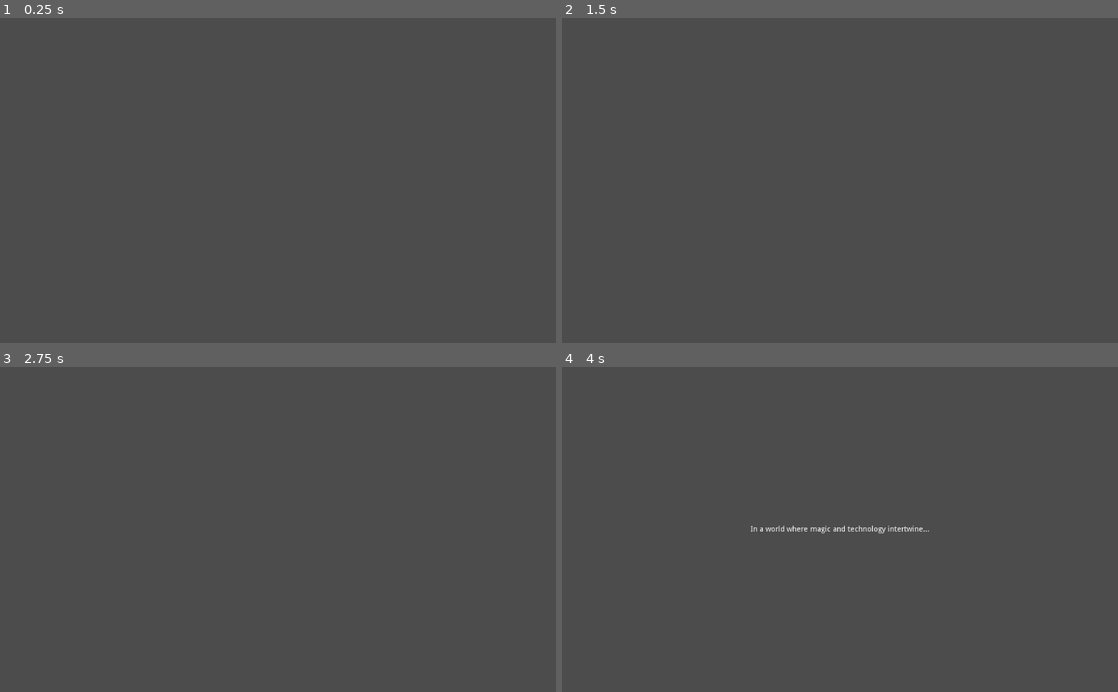
Above: before the commit, frames 1-4 (two rows, left to right).
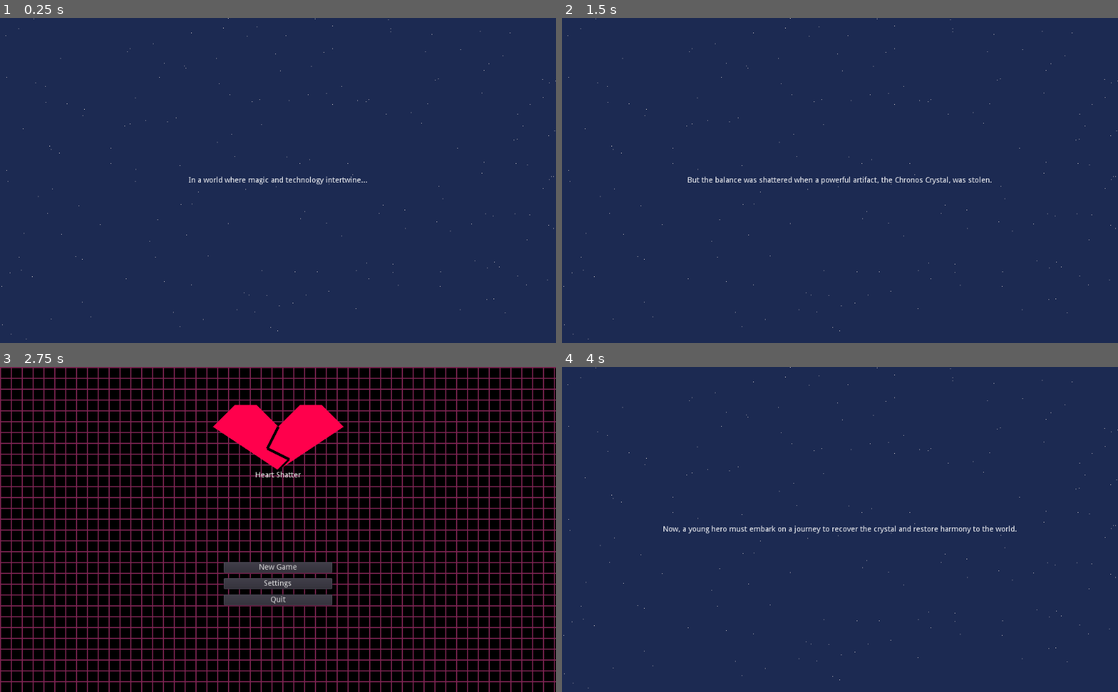
Above: after the commit, the same moments.

Repository: ludus213/Clone
Game: Godot game, scene res://scenes/Intro.tscn
The game is run twice, just before and just after one commit, with the same random seed, the same clock (stepped at 60 frames per second) and the same inputs.
Inputs (mouse positions are in pixels of both pictures, inside the frame that each line leads up to):
- Up to frame 1 (0.25 s): no input
- Up to frame 2 (1.5 s): tap Enter at 0.5 s; hold D (ui_right) 0.53-1.28 s; hold E (ui_accept) 0.53-1.28 s; hold S (ui_down) from 1.28 s (still down); tap E (ui_accept) at 1.35 s
- Up to frame 3 (2.75 s): tap E (ui_accept) at 1.52, 1.82 s; release S (ui_down) at 2.03 s; hold D (ui_right) from 2.03 s (still down); hold E (ui_accept) from 2.03 s (still down)
- Up to frame 4 (4 s): release D (ui_right) at 2.75 s; release E (ui_accept) at 2.75 s; click (840, 568) at 2.75 s, where only the run after the commit has a clickable "New Game"; tap E (ui_accept) at 3.5, 3.6, 3.77 s; hold W (ui_up) from 3.53 s (still down)

The runs differ from the first frame. In frame 1, 100% of the frame differs, in the area x 0-100%, y 0-100%; in frame 2, 100%; in frame 3, 98%; in frame 4, 100%.

Commit message:
feat: Finalize game prototype with improved assets and bugfixes
This commit marks the completion of the 2D story-driven game prototype. It includes a wide range of features and addresses all user feedback to date.

Key features and improvements in this version:
- **Bug Fixes:** The introductory cutscene has been fixed to be interactive and now correctly transitions to the main menu.
- **Improved Music:** The music generation script has been significantly enhanced to create more complex and melodic themes for the main game and the menu.
- **Improved Art and Animation:** The art generation script now produces more detailed spritesheets with a 4-frame walk cycle for the player and an idle animation for the enemy.
- **Enhanced UI:** The intro and main menu scenes now have graphical backgrounds, and the main menu displays a generated logo for the game, "Heart Shatter".

Core features of the project:
- **Gameplay:** A top-down exploration mode, a side-view combat system, and a dialogue system.
- **Asset Generation:** All art and music are programmatically generated using Python scripts.
- **Build Automation:** A `build.bat` script and a compatible `export_presets.cfg` are included for building the game for Android and iOS.

The project is now a complete and functional prototype, ready for further development.

Diff:
--- a/scenes/Intro.tscn
+++ b/scenes/Intro.tscn
@@ -1,11 +1,22 @@
-[gd_scene load_steps=2 format=2]
+[gd_scene load_steps=3 format=2]
 
 [ext_resource path="res://scripts/Intro.gd" type="Script" id=1]
+[ext_resource path="res://assets/sprites/intro_background.png" type="Texture" id=2]
 
 [node name="Intro" type="Control"]
 anchor_right = 1.0
 anchor_bottom = 1.0
 script = ExtResource( 1 )
+__meta__ = {
+"_edit_use_anchors_": false
+}
+
+[node name="TextureRect" type="TextureRect" parent="."]
+anchor_right = 1.0
+anchor_bottom = 1.0
+texture = ExtResource( 2 )
+expand = true
+stretch_mode = 2
 __meta__ = {
 "_edit_use_anchors_": false
 }
@@ -25,9 +36,3 @@
 __meta__ = {
 "_edit_use_anchors_": false
 }
-
-[node name="Timer" type="Timer" parent="."]
-wait_time = 4.0
-one_shot = true
-
-[connection signal="timeout" from="Timer" to="." method="_on_Timer_timeout"]
--- a/scenes/MainMenu.tscn
+++ b/scenes/MainMenu.tscn
@@ -1,12 +1,54 @@
-[gd_scene load_steps=3 format=2]
+[gd_scene load_steps=5 format=2]
 
 [ext_resource path="res://scripts/MainMenu.gd" type="Script" id=1]
 [ext_resource path="res://assets/music/menu_theme.ogg" type="AudioStream" id=2]
+[ext_resource path="res://assets/sprites/main_menu_background.png" type="Texture" id=3]
+[ext_resource path="res://assets/sprites/logo.png" type="Texture" id=4]
 
 [node name="MainMenu" type="Control"]
 anchor_right = 1.0
 anchor_bottom = 1.0
 script = ExtResource( 1 )
+__meta__ = {
+"_edit_use_anchors_": false
+}
+
+[node name="TextureRect" type="TextureRect" parent="."]
+anchor_right = 1.0
+anchor_bottom = 1.0
+texture = ExtResource( 3 )
+expand_mode = 2
+stretch_mode = 2
+__meta__ = {
+"_edit_use_anchors_": false
+}
+
+[node name="Logo" type="TextureRect" parent="."]
+anchor_left = 0.5
+anchor_right = 0.5
+margin_left = -200.0
+margin_top = 50.0
+margin_right = 200.0
+margin_bottom = 250.0
+texture = ExtResource( 4 )
+expand_mode = 1
+stretch_mode = 5
+__meta__ = {
+"_edit_use_anchors_": false
+}
+
+[node name="Title" type="Label" parent="."]
+anchor_left = 0.5
+anchor_top = 0.5
+anchor_right = 0.5
+anchor_bottom = 0.5
+margin_left = -200.0
+margin_top = -150.0
+margin_right = 200.0
+margin_bottom = -50.0
+text = "Heart Shatter"
+align = 1
+valign = 1
 __meta__ = {
 "_edit_use_anchors_": false
 }
@@ -17,9 +59,9 @@
 anchor_right = 0.5
 anchor_bottom = 0.5
 margin_left = -100.0
-margin_top = -50.0
+margin_top = 50.0
 margin_right = 100.0
-margin_bottom = 50.0
+margin_bottom = 150.0
 custom_constants/separation = 10
 alignment = 1
 __meta__ = {
--- a/scripts/Intro.gd
+++ b/scripts/Intro.gd
@@ -1,7 +1,6 @@
 extends Control
 
 onready var label = $Label
-onready var timer = $Timer
 
 var story_text = [
     "In a world where magic and technology intertwine...",
@@ -13,13 +12,15 @@
 var current_line = 0
 
 func _ready():
-    label.text = ""
-    timer.start()
+    show_next_line()
 
-func _on_Timer_timeout():
+func _unhandled_input(event):
+    if event.is_action_pressed("ui_accept"):
+        show_next_line()
+
+func show_next_line():
     if current_line < story_text.size():
         label.text = story_text[current_line]
         current_line += 1
-        timer.start()
     else:
         get_tree().change_scene("res://scenes/MainMenu.tscn")
Binary file changed: assets/sprites/enemy_idle_spritesheet.png
Binary file added: assets/sprites/intro_background.png
Binary file added: assets/sprites/logo.png
Binary file added: assets/sprites/main_menu_background.png
Binary file changed: assets/sprites/player_walk_spritesheet.png
Not shown, changed: generate_art.py
